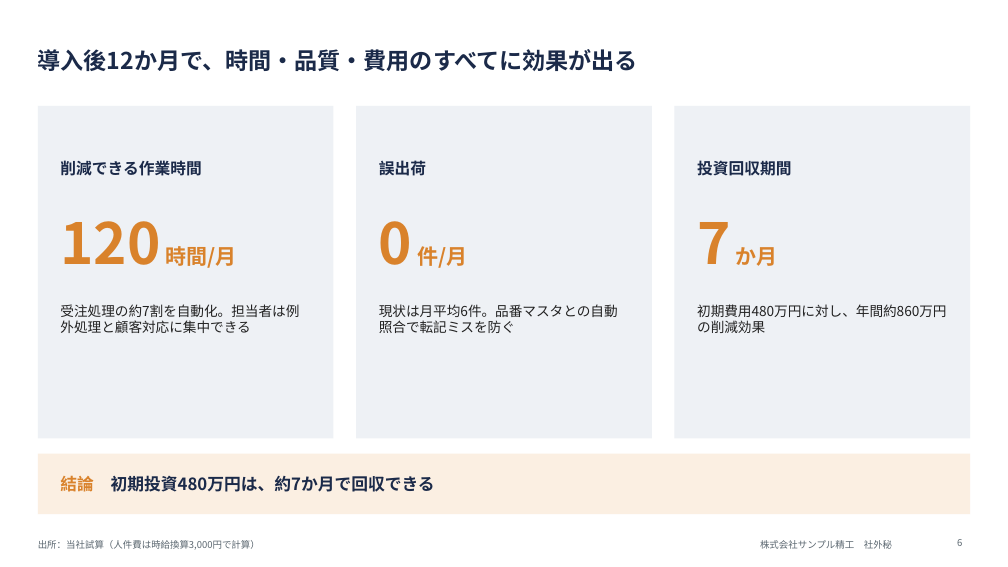
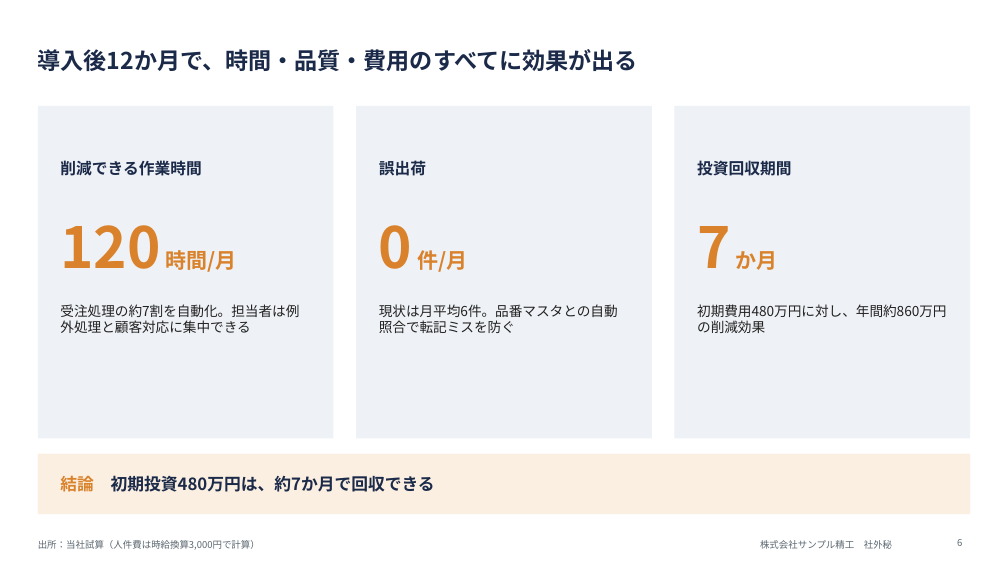
Before and after one commit to haihan19955/jp-business-slides, a slide deck: slide 6 of examples/sample.pptx. Drawn at 1008x567 pixels with LibreOffice and Linux fonts; fonts in the diff are those of the drawing. Boxes give left, top, right and bottom in pixels: in the first picture for what was removed or moved away, otherwise in the second. Text is boxed around its words. In the diff, an @@ line names an element or a change of style, - is before the commit and + after.

```diff
--- a/examples/sample.pptx
+++ b/examples/sample.pptx
@@ text "120 時間/月": place and size @@
-text "120 時間/月" at <box>60,221,237,268</box>
+text "120 時間/月" at <box>60,225,237,272</box>
@@ text "0 件/月": place and size @@
-text "0 件/月" at <box>379,221,467,268</box>
+text "0 件/月" at <box>379,225,467,272</box>
@@ text "7 か月": place and size @@
-text "7 か月" at <box>697,222,777,266</box>
+text "7 か月" at <box>697,226,777,270</box>
```
Also in this commit, not shown: 1 other slide changed, 17 other files.
